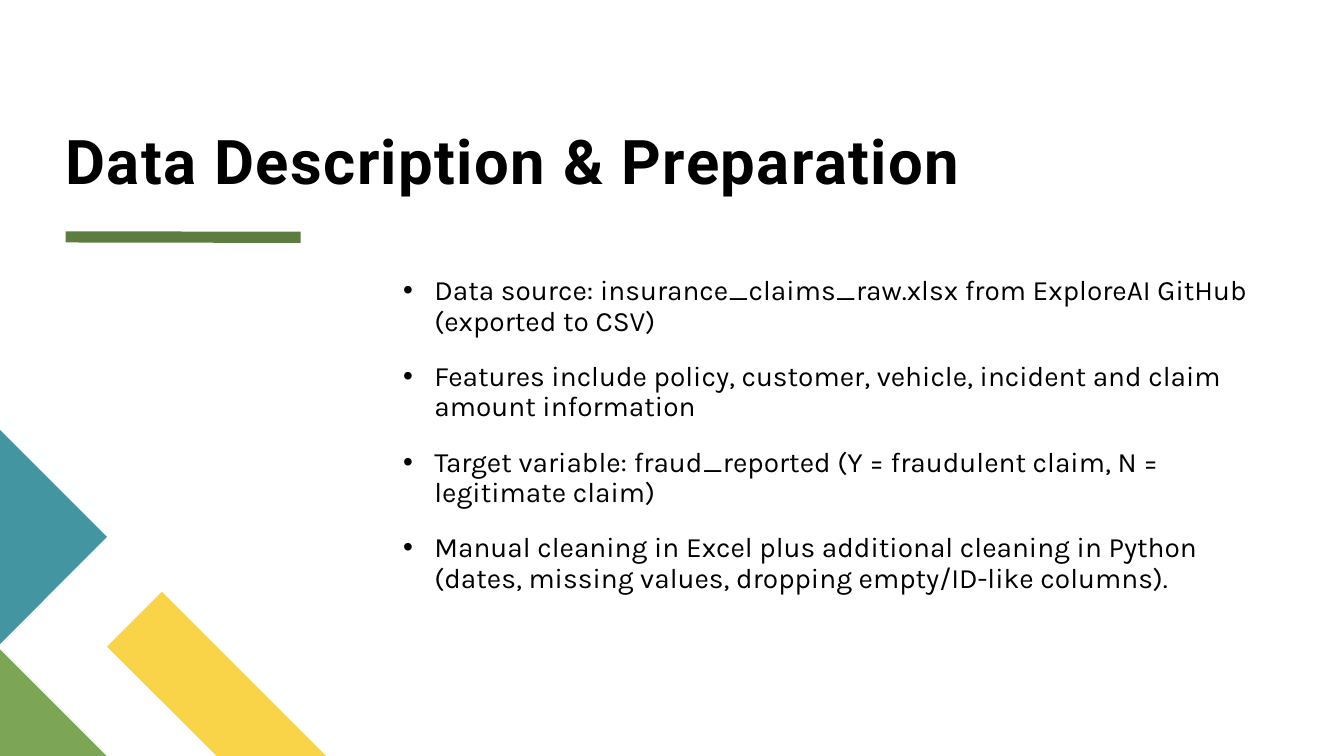
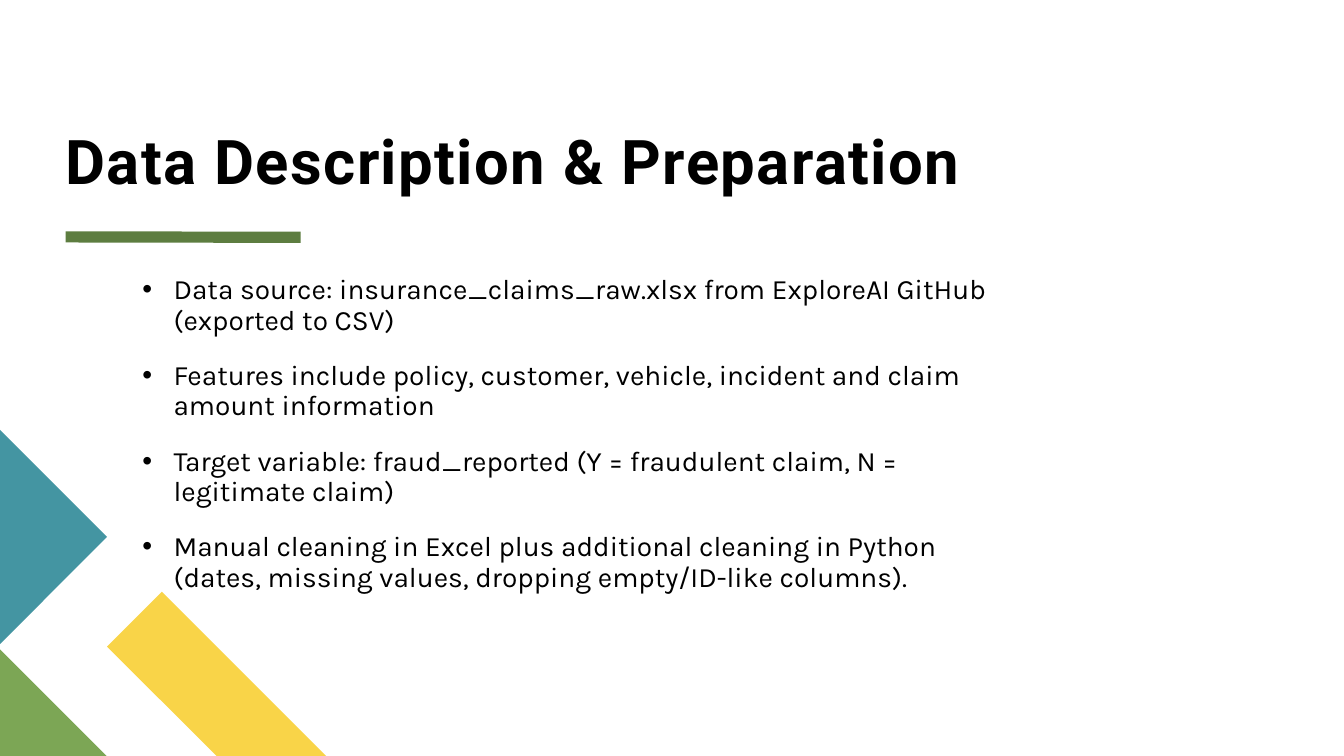
Before and after one commit to ADP777/Workplace-Project, a slide deck: slide 6 of CapStone Individual Project - A du Plooy.pptx. Drawn at 1344x756 pixels with LibreOffice and Linux fonts; fonts in the diff are those of the drawing. Boxes give left, top, right and bottom in pixels: in the first picture for what was removed or moved away, otherwise in the second. Text is boxed around its words. In the diff, an @@ line names an element or a change of style, - is before the commit and + after.

```diff
--- a/CapStone Individual Project - A du Plooy.pptx
+++ b/CapStone Individual Project - A du Plooy.pptx
@@ text "Data source: insurance_claims_raw.xlsx from ExploreAI ...": place and size @@
-text "Data source: insurance_claims_raw.xlsx from ExploreAI ..." at [434, 280, 1246, 595]
+text "Data source: insurance_claims_raw.xlsx from ExploreAI ..." at [174, 279, 986, 594]
```
Also in this commit, not shown: 11 other slides changed, 1 slide added, 2 other files.
